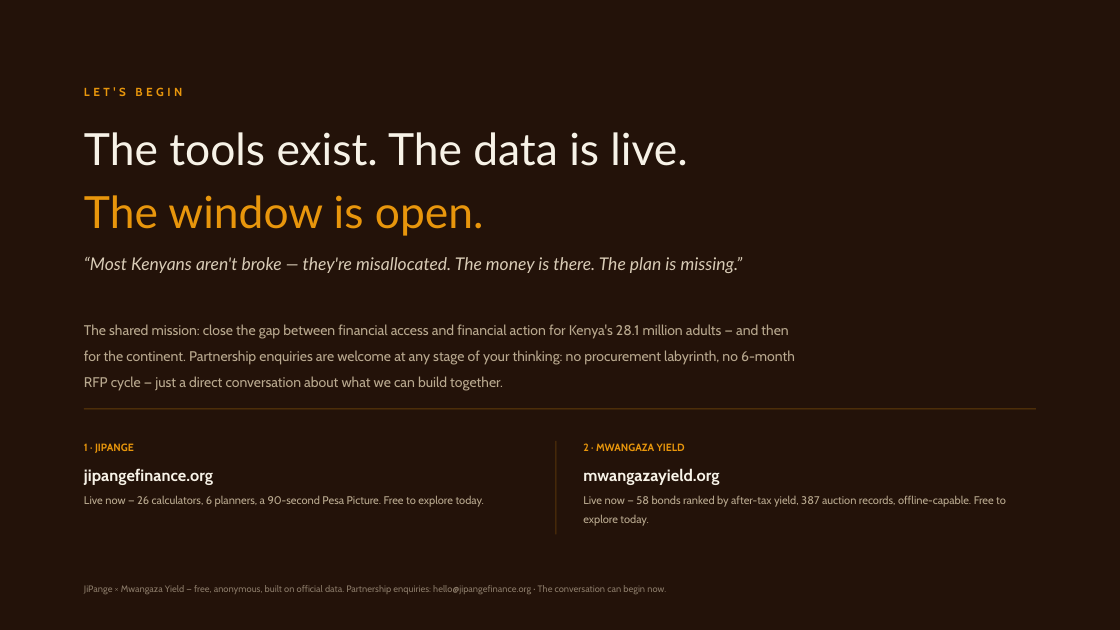
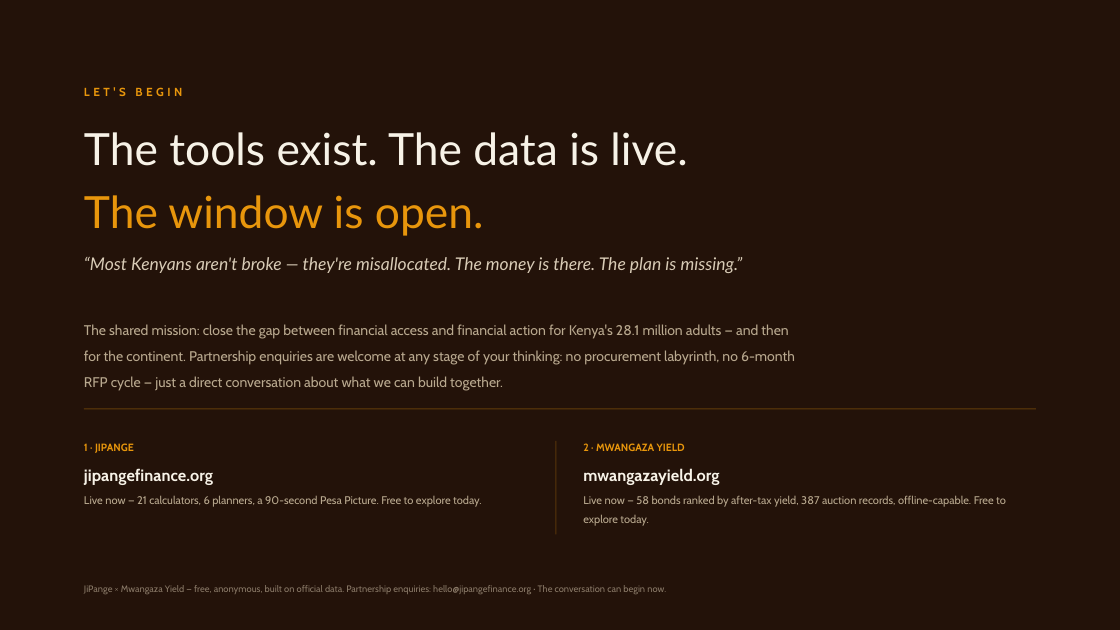
Before and after one commit to PapaDanico/JiPange, a slide deck: slide 19 of web/public/partners/jipange-mwangaza-partnership-deck.pptx. Drawn at 1120x630 pixels with LibreOffice and Linux fonts; fonts in the diff are those of the drawing. Boxes give left, top, right and bottom in pixels: in the first picture for what was removed or moved away, otherwise in the second. Text is boxed around its words. In the diff, an @@ line names an element or a change of style, - is before the commit and + after.

```diff
--- a/web/public/partners/jipange-mwangaza-partnership-deck.pptx
+++ b/web/public/partners/jipange-mwangaza-partnership-deck.pptx
@@ text at [84, 495, 481, 507]: text changed @@
-Live now — 26 calculators, 6 planners, a 90-second Pesa Picture. Free to explore today.
+Live now — 21 calculators, 6 planners, a 90-second Pesa Picture. Free to explore today.
```
Also in this commit, not shown: 5 other slides changed, 33 other files.
